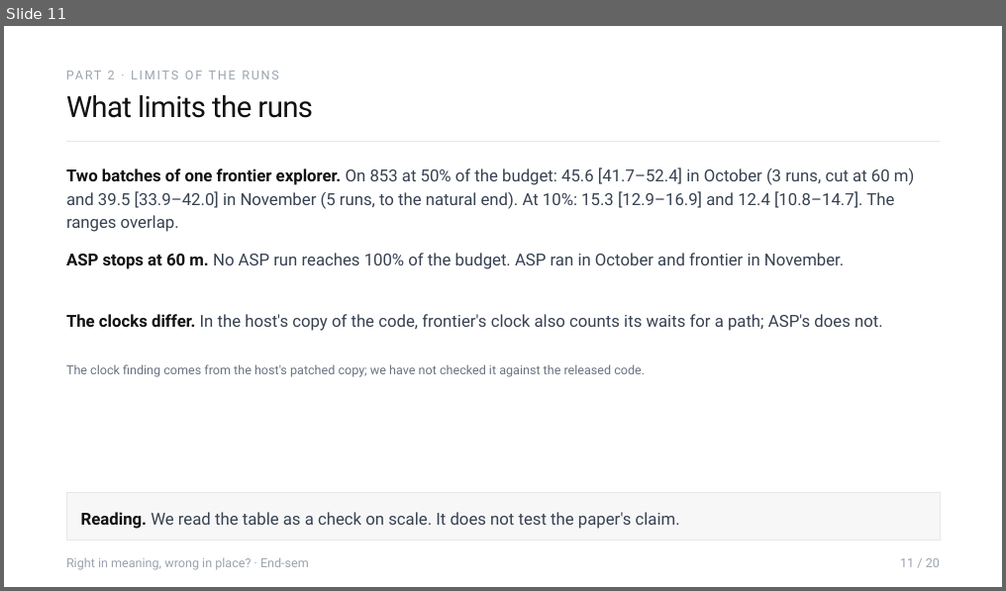
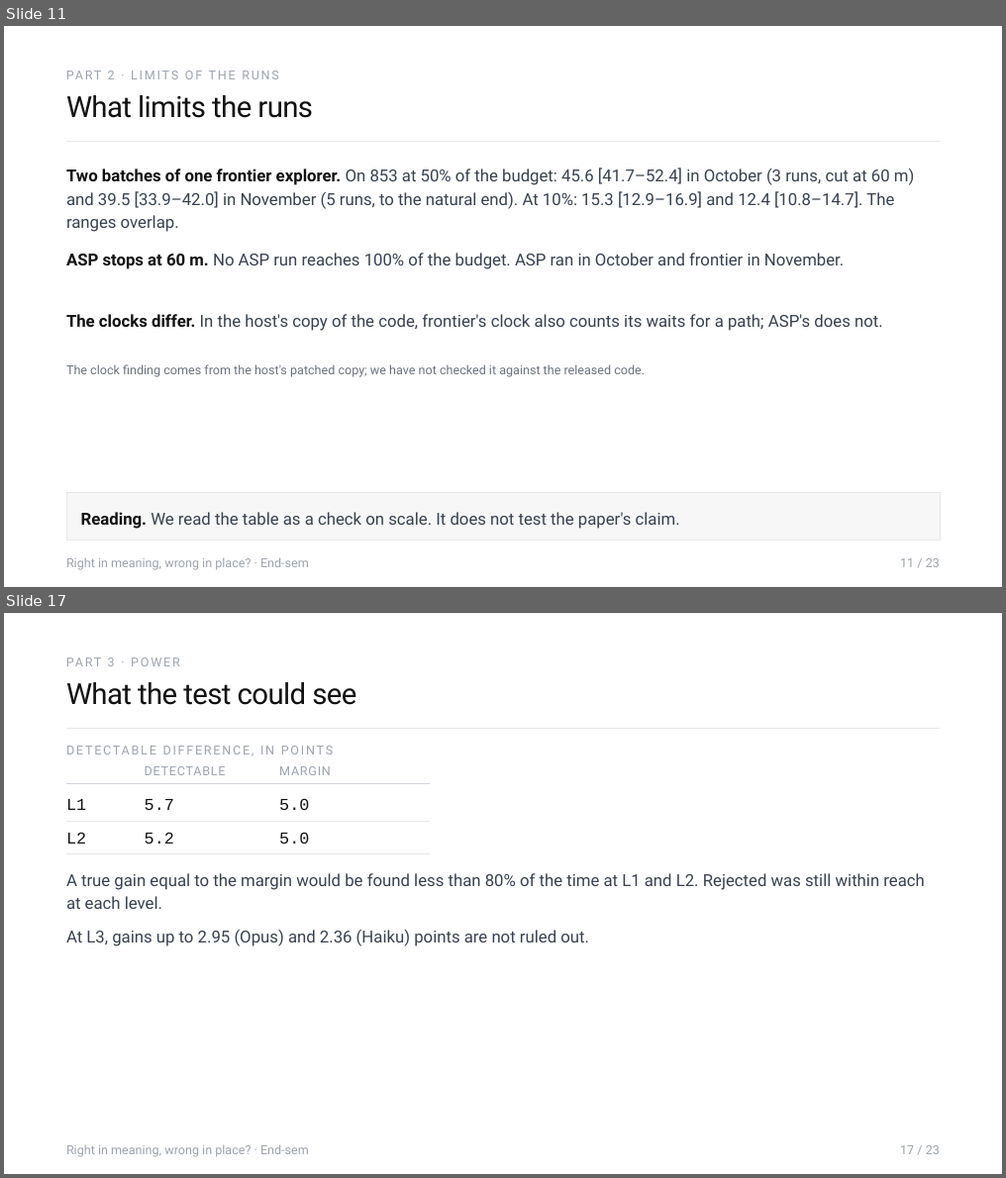
Before and after one commit to Sher110106/validity-aware-active-semantic-exploration, a slide deck: docs/endsem_2026-11/ASP_Endsem.pptx. Shown one above the other, each under a label of ours: slide 11 before the commit, slides 11 and 17 after it; the slides between them are not shown. The pictures are 1006x591 and 1006x1178 pixels, drawn with LibreOffice and Linux fonts; fonts in the diff are those of the drawing. Boxes give left, top, right and bottom in pixels: in the first picture for what was removed or moved away, otherwise in the second. Text is boxed around its words. In the diff, an @@ line names an element or a change of style, - is before the commit and + after.

```diff
--- a/docs/endsem_2026-11/ASP_Endsem.pptx
+++ b/docs/endsem_2026-11/ASP_Endsem.pptx
@@ slide 17 added at [4, 613, 1002, 1174], background #FFFFFF @@
@@ text added at [108, 658, 115, 666], 12 pt, text #9CA3AF @@
+PART 3 · POWER
@@ text added at [66, 682, 356, 705], 28 pt, text #111111 @@
+What the test could see
@@ line added from (66, 728) to (940, 728), #E5E7EB 0.5 pt @@
@@ text added at [66, 744, 586, 761], 12 pt, text #9CA3AF @@
+DETECTABLE DIFFERENCE, IN POINTS
@@ line added from (66, 783) to (430, 783), #D1D5DB 0.5 pt @@
@@ text added at [145, 766, 226, 775], 12 pt, text #9CA3AF @@
+DETECTABLE
@@ text added at [279, 766, 331, 775], 12 pt, text #9CA3AF @@
+MARGIN
@@ text added at [66, 799, 86, 810], 16 pt, text #111111 @@
+L1
@@ text added at [145, 799, 174, 810], 16 pt, text #111111 @@
+5.7
@@ text added at [279, 798, 309, 810], 16 pt, text #111111 @@
+5.0
@@ line added from (66, 821) to (430, 821), #E5E7EB 0.5 pt @@
@@ text added at [66, 832, 86, 844], 16 pt, text #111111 @@
+L2
@@ text added at [145, 832, 174, 844], 16 pt, text #111111 @@
+5.2
@@ text added at [279, 832, 309, 844], 16 pt, text #111111 @@
+5.0
@@ line added from (66, 854) to (430, 854), #E5E7EB 0.5 pt @@
@@ text added at [66, 873, 925, 909], 16 pt, text #374151 @@
+A true gain equal to the margin would be found less than 80% of the time at L1 and L2. Rejected was still within reach at each level.
@@ text added at [66, 930, 589, 947], 16 pt, text #374151 @@
+At L3, gains up to 2.95 (Opus) and 2.36 (Haiku) points are not ruled out.
@@ text added at [66, 1145, 309, 1157], 12 pt, text #9CA3AF @@
+Right in meaning, wrong in place? · End-sem
@@ text added at [900, 1146, 940, 1155], 12 pt, text #9CA3AF @@
+17 / 23
@@ slide 11 changed as well @@
@@ text at [900, 559, 940, 568]: text changed @@
-11 / 20
+11 / 23
```
Also in this commit, not shown: 13 other slides changed, 11 other slides added, 7 slides removed, 7 other files.
